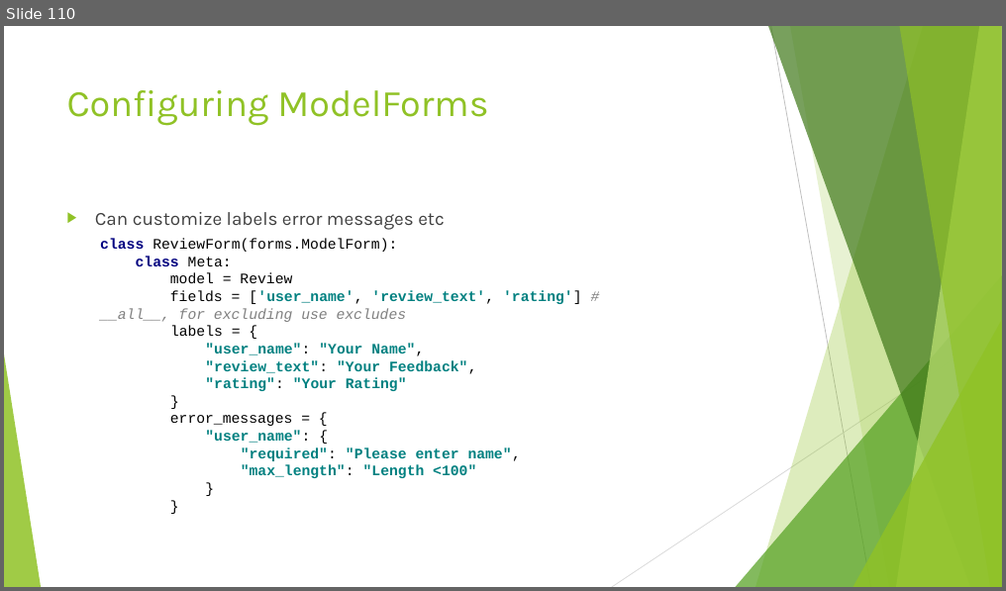
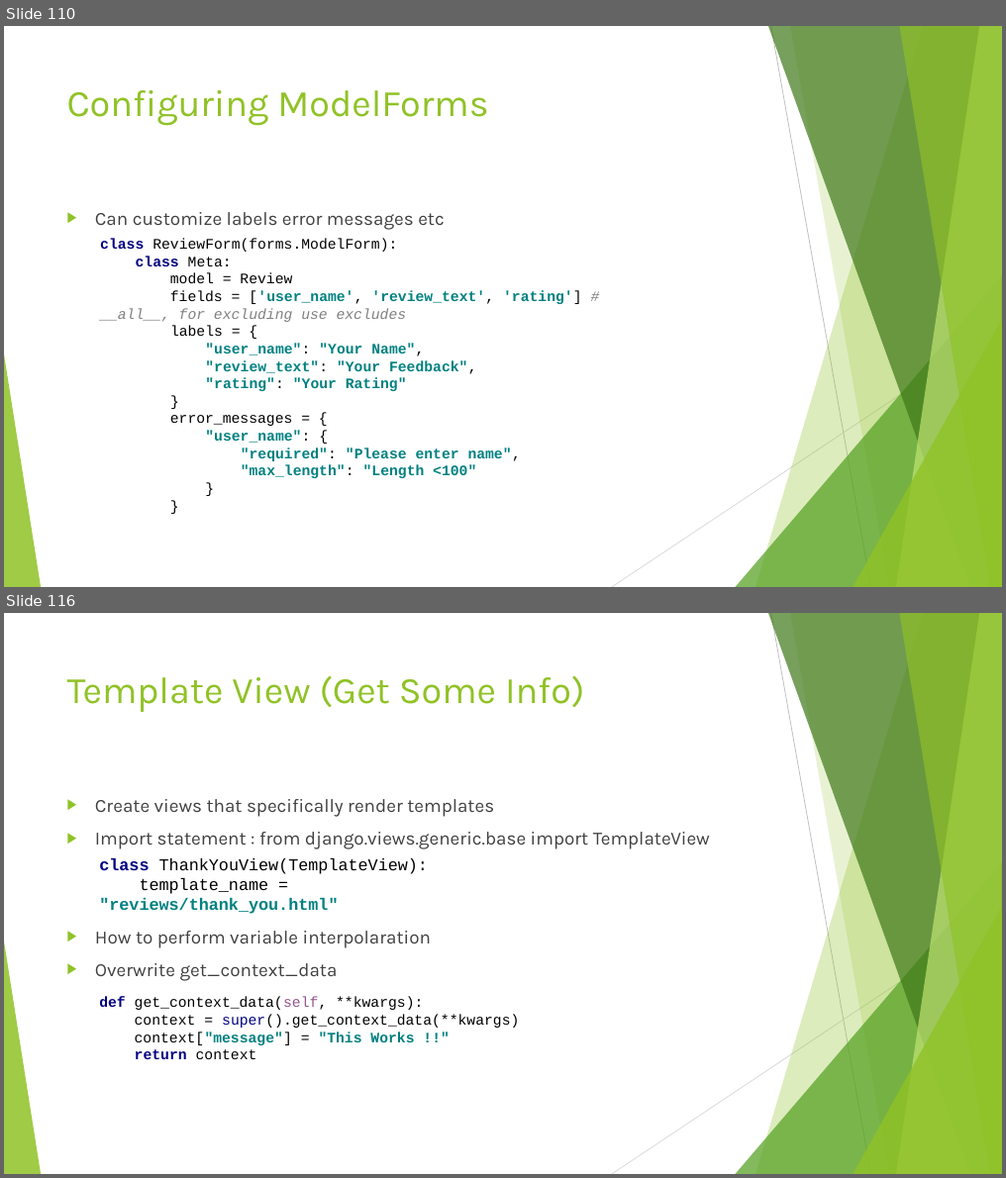
Before and after one commit to edyoda/PD-281220-Session-Code, a slide deck: Django EdYoda.pptx. Shown one above the other, each under a label of ours: slide 110 before the commit, slides 110 and 116 after it; the slides between them are not shown. The pictures are 1006x591 and 1006x1178 pixels, drawn with LibreOffice and Linux fonts; fonts in the diff are those of the drawing. Boxes give left, top, right and bottom in pixels: in the first picture for what was removed or moved away, otherwise in the second. Text is boxed around its words. In the diff, an @@ line names an element or a change of style, - is before the commit and + after.

Commit message:
Class based views

```diff
--- a/Django EdYoda.pptx
+++ b/Django EdYoda.pptx
@@ slide 116 added at box(4, 613, 1002, 1174), background #FFFFFF; not listed: 10 template elements that a slide beside it also shows @@
@@ title added at box(67, 675, 584, 712), 36 pt, text #90C226 @@
+Template View (Get Some Info)
@@ text added at box(95, 799, 710, 981), 18 pt, text #404040 @@
+▶ Create views that specifically render templates
+▶ Import statement : from django.views.generic.base import TemplateView
+▶ How to perform variable interpolaration
+▶ Overwrite get_context_data
@@ rectangle added at box(91, 861, 503, 908), fill #FFFFFF, 16 pt, text #000000 @@
+class ThankYouView(TemplateView):
+template_name = "reviews/thank_you.html"
@@ text added at box(99, 997, 519, 1059), 14 pt, text #000000 @@
+def get_context_data(self, **kwargs):
+context = super().get_context_data(**kwargs)
+context["message"] = "This Works !!"
+return context
```
Also in this commit, not shown: 8 slides changed, 12 other slides added, 23 other files.
